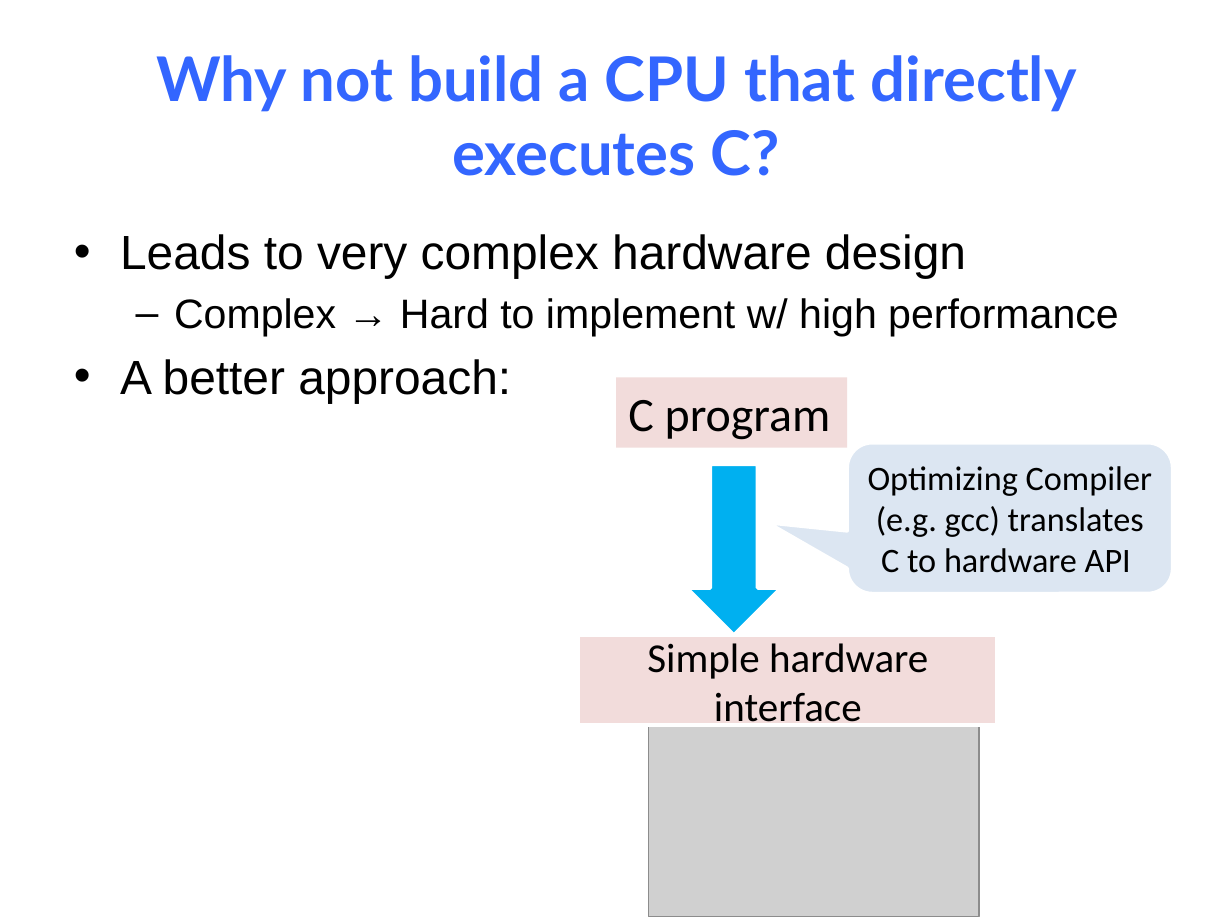
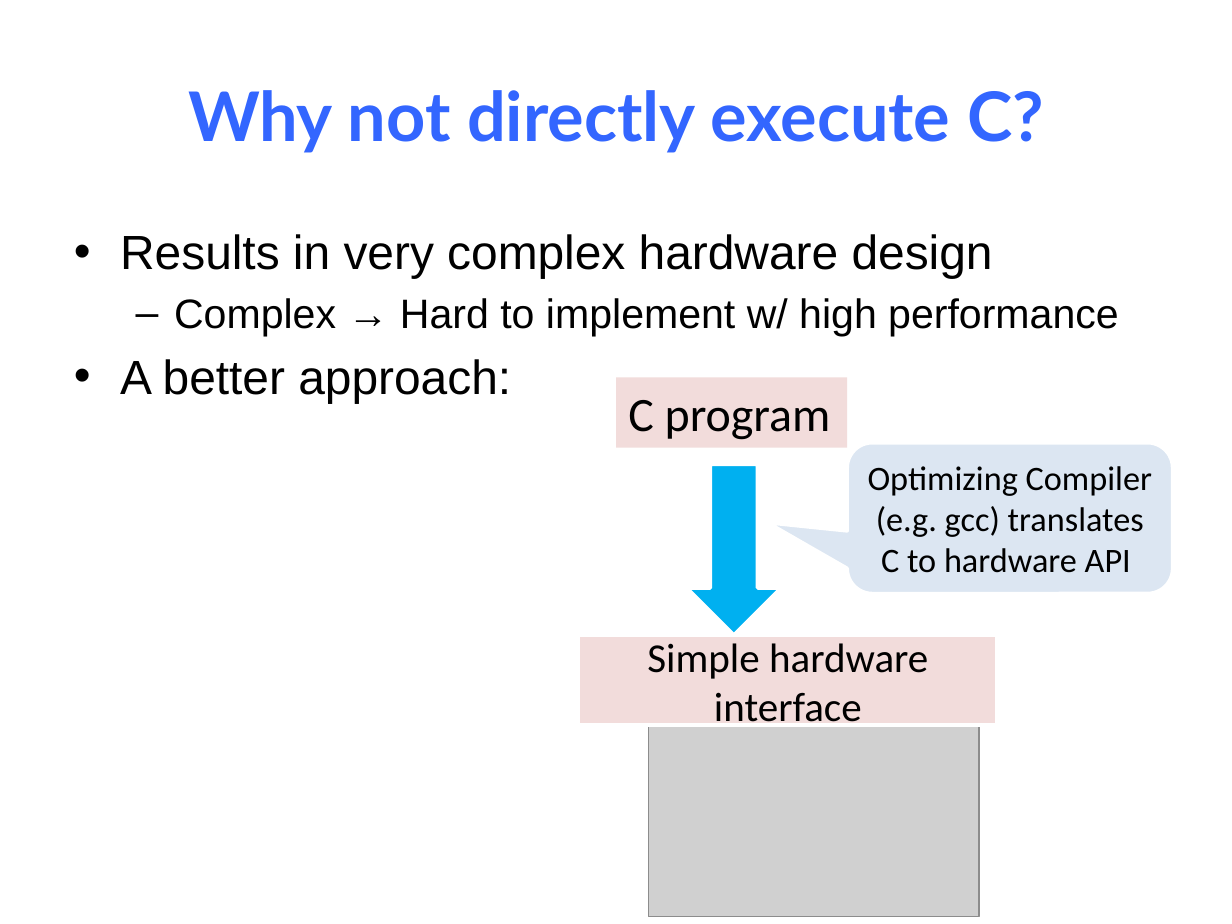
Before and after one commit to NYU-CSO/nyu-cso.github.io, a slide deck: slide 4 of notes/07-Machine_Basic.pptx. Drawn at 1232x924 pixels with LibreOffice and Linux fonts; fonts in the diff are those of the drawing; grey boxes stand for pictures. Boxes give left, top, right and bottom in pixels: in the first picture for what was removed or moved away, otherwise in the second. Text is boxed around its words. In the diff, an @@ line names an element or a change of style, - is before the commit and + after.

```diff
--- a/notes/07-Machine_Basic.pptx
+++ b/notes/07-Machine_Basic.pptx
@@ title at (188, 90, 1044, 153): text changed; size 36 to 40 pt @@
-Why not build a CPU that directly executes C?
+Why not directly execute C?
@@ text at (120, 234, 993, 278): text changed @@
-• Leads to very complex hardware design
+• Results in very complex hardware design
```
Also in this commit, not shown: 47 other slides changed, 3 slides added, 12 slides removed, 1 other file.
